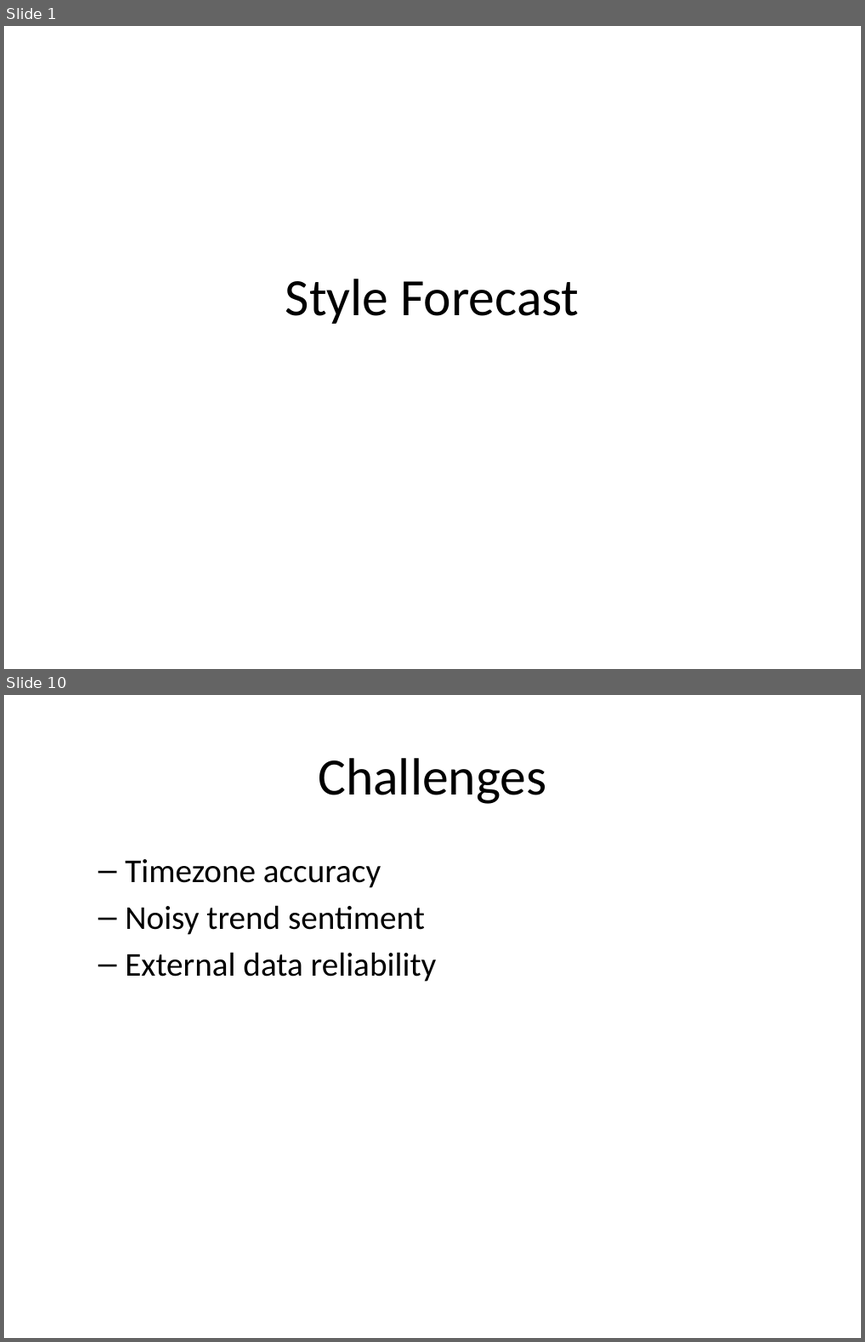
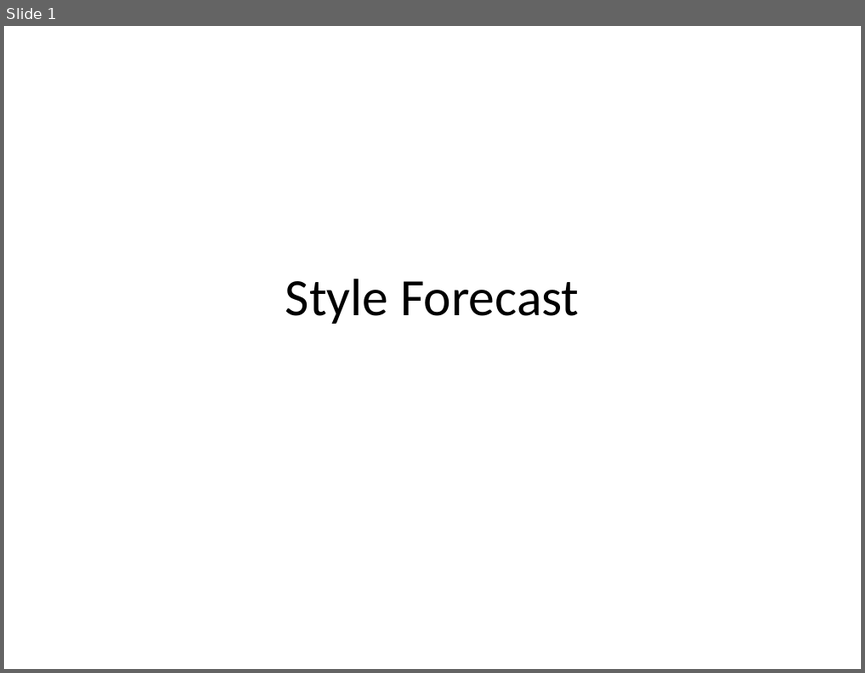
Before and after one commit to elfin-py/COMP3011_Coursework1, a slide deck: cfx-api/docs/presentation.pptx. Shown one above the other, each under a label of ours: slides 1 and 10 before the commit, slide 1 after it; the slides between them are not shown. The pictures are 865x1342 and 865x673 pixels, drawn with LibreOffice and Linux fonts; fonts in the diff are those of the drawing. Boxes give left, top, right and bottom in pixels: in the first picture for what was removed or moved away, otherwise in the second. Text is boxed around its words. In the diff, an @@ line names an element or a change of style, - is before the commit and + after.

```diff
--- a/cfx-api/docs/presentation.pptx
+++ b/cfx-api/docs/presentation.pptx
@@ slide 10 removed at [4,695,861,1338], background #FFFFFF @@
@@ title removed at [318,758,546,804] @@
-Challenges
@@ text removed at [125,859,437,981] @@
-  – Timezone accuracy
-  – Noisy trend sentiment
-  – External data reliability
```
Also in this commit, not shown: 5 slides changed, 7 slides added, 5 other slides removed, 1 other file.
